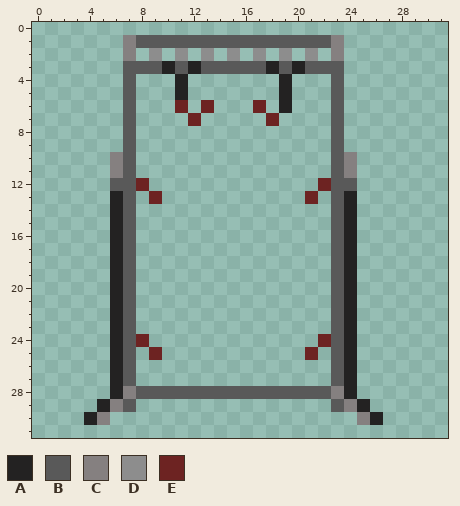
Pixel-art sprite: Resources/Textures/Structures/meat_spike.rsi/spike.png. The picture above was drawn from the file before the commit.
The file is 32x32 pixels. Colours within 5 levels of each other are drawn and written as one.
Palette (. is transparent): A #232222  B #595959  C #858080  D #8d8d8d  E #6d2322
Pixels before, first column x 4:
 1 ...CBBBBBBBBBBBBBBBC...
 2 ...C.D.D.D.D.D.D.D.C...
 3 ...BBBABABBBBBABABBB...
 4 ...B...A.......A...B...
 5 ...B...A.......A...B...
 6 ...B...E.E...E.A...B...
 7 ...B....E.....E....B...
 8 ...B...............B...
 9 ...B...............B...
10 ..CB...............BC..
11 ..CB...............BC..
12 ..BBE.............EBB..
13 ..AB.E...........E.BA..
14 ..AB...............BA..
15 ..AB...............BA..
16 ..AB...............BA..
17 ..AB...............BA..
18 ..AB...............BA..
19 ..AB...............BA..
20 ..AB...............BA..
21 ..AB...............BA..
22 ..AB...............BA..
23 ..AB...............BA..
24 ..ABE.............EBA..
25 ..AB.E...........E.BA..
26 ..AB...............BA..
27 ..AB...............BA..
28 ..ACBBBBBBBBBBBBBBBCA..
29 .ACB...............BCA.
30 AC...................CA
New version:
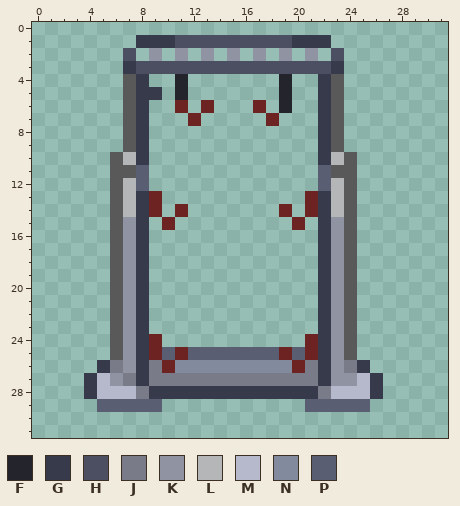
Colours new in this view: F #23242c  G #373a4b  H #4c4f61  J #797b88  K #9093a1  L #b5b6b8  M #b6b9cb  N #828b9d  P #595e73
Diff:
Changed rows in their new state; - is an unchanged pixel.
first column x 4:
 1 ---.GGGHHHHHHHHHGGG.---
 2 ---H-K-K-K-K-K-K-K-H---
 3 ---GHHHHHHHHHHHHHHHG---
 4 ----G--F-------F--G----
 5 ----GG-F-------F--G----
 6 ----G----------F--G----
 7 ----G-------------G----
 8 ----G-------------G----
 9 ----G-------------G----
10 --BLG-------------GLB--
11 --B-P-------------P-B--
12 ---LP-------------PL---
13 --BLG-------------GLB--
14 --BLGE-E-------E-EGLB--
15 --BKG-E---------E-GKB--
16 --BKG-------------GKB--
17 --BKG-------------GKB--
18 --BKG-------------GKB--
19 --BKG-------------GKB--
20 --BKG-------------GKB--
21 --BKG-------------GKB--
22 --BKG-------------GKB--
23 --BKG-------------GKB--
24 --BKGE-----------EGKB--
25 --BKG-PEPPPPPPPEP-GKB--
26 -GJKGJENNNNNNNNNEJGKJG-
27 GMKJGJJJJJJJJJJJJJGKKMG
28 GMMMJGGGGGGGGGGGGGJMMMG
29 -PPPPP-----------PPPPP-
30 ..-------------------..
